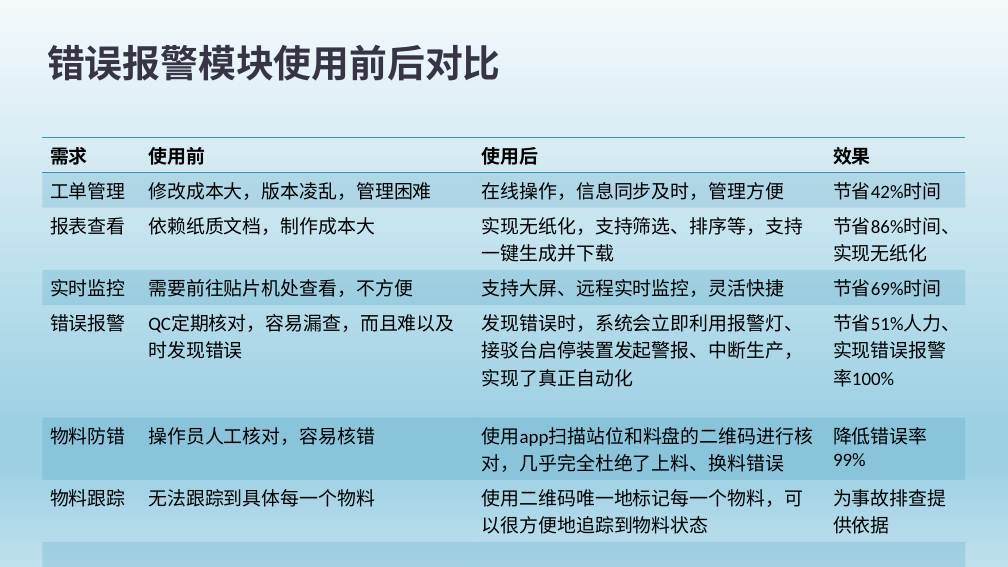
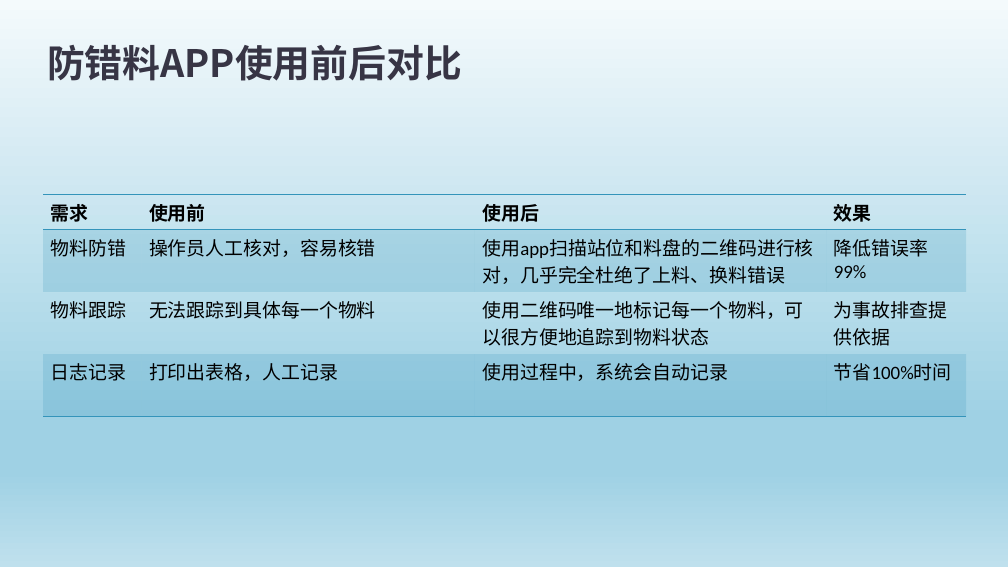
Before and after one commit to jiwoon/SMT_EPS, a slide deck: slide 19 of doc/SMT防错料系统-20180408.pptx (slide 20 before the commit). Drawn at 1008x567 pixels with LibreOffice and Linux fonts; fonts in the diff are those of the drawing. Boxes give left, top, right and bottom in pixels: in the first picture for what was removed or moved away, otherwise in the second. Text is boxed around its words. In the diff, an @@ line names an element or a change of style, - is before the commit and + after.

Commit message:
更新了SMT防错料系统ppt

```diff
--- a/doc/SMT防错料系统-20180408.pptx
+++ b/doc/SMT防错料系统-20180408.pptx
@@ title at [47,45,462,81]: text changed @@
-错误报警模块使用前后对比
+防错料APP使用前后对比
@@ table at [43,195,966,385] @@
-row 2: 工单管理 | 修改成本大，版本凌乱，管理困难 | 在线操作，信息同步及时，管理方便 | 节省42%时间
-row 3: 报表查看 | 依赖纸质文档，制作成本大 | 实现无纸化，支持筛选、排序等，支持一键生成并下载 | 节省86%时间、实现无纸化
-row 4: 实时监控 | 需要前往贴片机处查看，不方便 | 支持大屏、远程实时监控，灵活快捷 | 节省69%时间
-row 5: 错误报警 | QC定期核对，容易漏查，而且难以及时发现错误 | 发现错误时，系统会立即利用报警灯、接驳台启停装置发起警报、中断生产，实现了真正自动化 | 节省51%人力、实现错误报警率100%
-row 8:  |  |  | 
+row 4: 日志记录 | 打印出表格，人工记录 | 使用过程中，系统会自动记录 | 节省100%时间
@@ table: place and size @@
-table at [42,138,966,538]
+table at [43,195,966,385]
```
Also in this commit, not shown: 5 other slides changed, 1 slide added, 4 slides removed, 3 other files.
